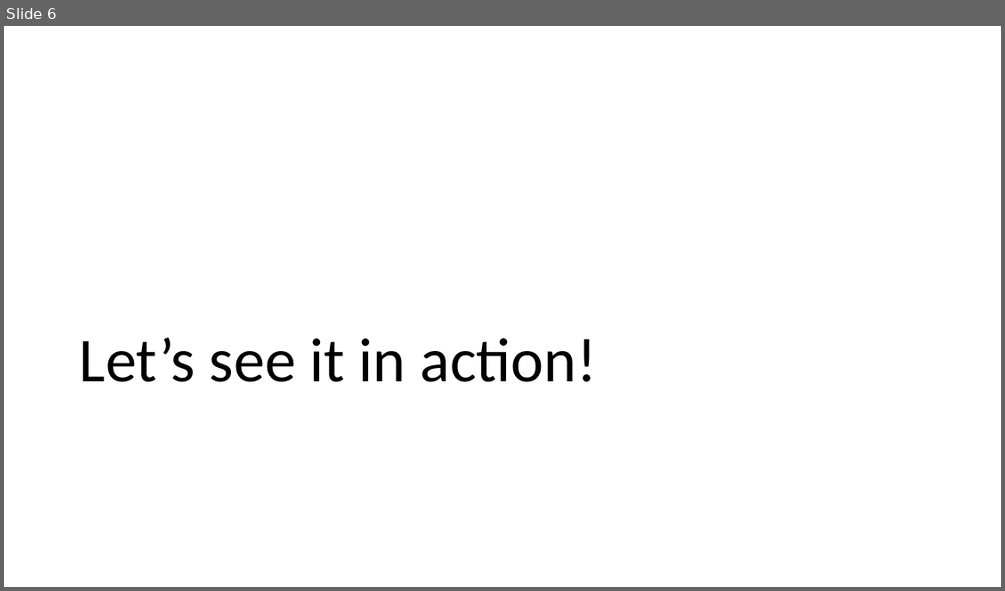
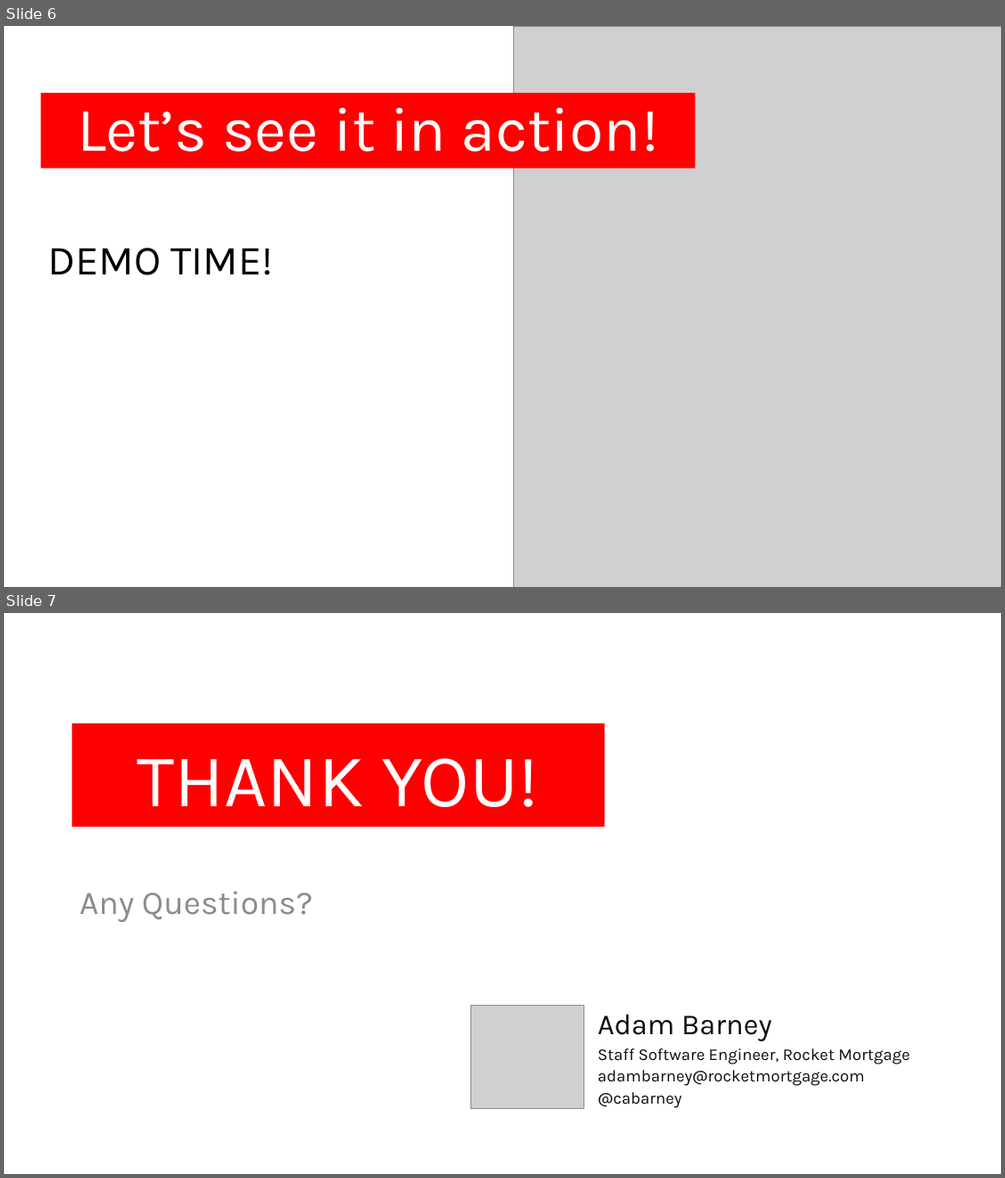
Before and after one commit to cabarney/dev-containers, a slide deck: Press Button, Get Development Environment.pptx. Shown one above the other, each under a label of ours: slide 6 before the commit, slides 6 and 7 after it. The pictures are 1005x591 and 1005x1178 pixels, drawn with LibreOffice and Linux fonts; fonts in the diff are those of the drawing; grey boxes stand for pictures; background and template pictures are left out. Boxes give left, top, right and bottom in pixels: in the first picture for what was removed or moved away, otherwise in the second. Text is boxed around its words. In the diff, an @@ line names an element or a change of style, - is before the commit and + after.

```diff
--- a/Press Button, Get Development Environment.pptx
+++ b/Press Button, Get Development Environment.pptx
@@ slide 7 added at (4,613,1001,1174), background picture (left out) @@
@@ title added at (72,723,605,826), fill #FF0000, 72 pt, text #FFFFFF @@
+THANK YOU!
@@ text added at (80,891,313,922), 32 pt, text #8C8C8C @@
+Any Questions?
@@ group added at (470,1005,909,1109): 4 texts, 1 picture @@
+@cabarney
+Adam Barney
+Staff Software Engineer, Rocket Mortgage
+adambarney@rocketmortgage.com
@@ slide 6 changed as well @@
@@ picture added at (513,26,1001,587) @@
@@ title "Let’s see it in action!": place and size @@
-title "Let’s see it in action!" at (80,337,596,382)
+title "Let’s see it in action!" at (40,93,695,168)
@@ title "Let’s see it in action!" at (40,93,695,168): font Calibri to Karla, text colour #000000 to #FFFFFF; alignment left to centre; fill none to #FF0000 @@
@@ text added at (48,248,273,275), 40 pt, text #000000 @@
+DEMO TIME!
```
Also in this commit, not shown: 4 other slides changed, 1 other slide added, 1 slide removed, 1 other file.
